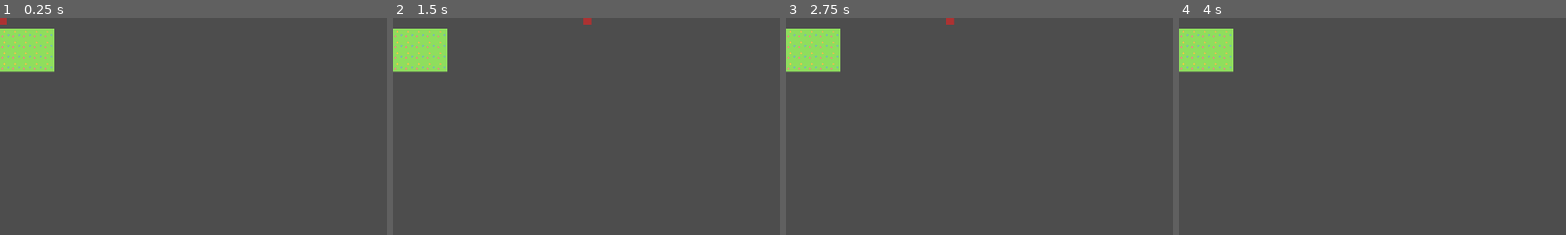
Above: before the commit, frames 1-4 (left to right).
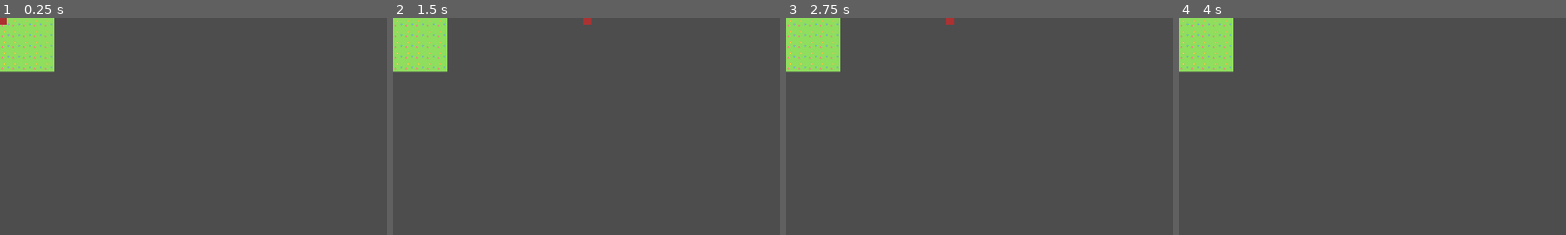
Above: after the commit, the same moments.

Repository: tom-legros/Beesounours-Gamejam4-2026
Game: Godot game, scene res://main.tscn
Two runs of this game, one before a commit and one after it. Both use one fixed random seed, a clock stepped at 60 frames per second and the inputs below.
Inputs:
- Up to frame 1 (0.25 s): no input
- Up to frame 2 (1.5 s): tap Enter (ui_accept) at 0.5, 0.77, 1.25 s; hold Right (ui_right) from 0.53 s (still down)
- Up to frame 3 (2.75 s): tap Enter (ui_accept) at 1.52, 2 s; release Right (ui_right) at 2.03 s; hold Left (ui_left) from 2.03 s (still down)
- Up to frame 4 (4 s): tap Enter (ui_accept) at 2.75, 3.02, 3.5, 3.77 s; release Left (ui_left) at 2.78 s; hold Right (ui_right) from 2.78 s (still down)
The pictures show only the part of the screen within x 0-50%, y 0-50%; the shares and areas given below are measured in that part.

The runs differ from the first frame. In frame 1, 0.6% of the frame differs, in the area x 0-15%, y 0-5%; in frame 2, 0.7%; in frame 3, 0.7%; in frame 4, 0.7%.

Commit message:
changement pour que le perso soit devant le background+pas de collisions

Diff:
--- a/game/main.tscn
+++ b/game/main.tscn
@@ -32,7 +32,9 @@
 texture = ExtResource("2_h2yge")
 
 [node name="TileMapLayer" type="TileMapLayer" parent="."]
+z_index = -1
 texture_filter = 1
 position = Vector2(1, 0)
-tile_map_data = PackedByteArray("AAD+/wEAAQAAAAAAAAD//wEAAQA …(447 unchanged characters)… AAAAAAAAAEAAQAAQAAAAAAAAD9/wQAAQAAAAAAAAA=")
+tile_map_data = PackedByteArray("AAD+/wEAAQAAAAAAAAD//wEAAQA …(447 unchanged characters)… AAAAAAAAAEAAQAAQAAAAAAAAD9/wQAAQAAAAAAAAD9/wAAAQAAAAAAAAD+/wAAAQAAAAAAAAD//wAAAQAAAAAAAAAAAAAAAQAAAAAAAAABAAAAAQAAAAAAAAACAAAAAQAAAAAAAAADAAAAAQAAAAAAAAAEAAAAAQAAAAAAAAA=")
 tile_set = SubResource("TileSet_lquwl")
+collision_enabled = false
